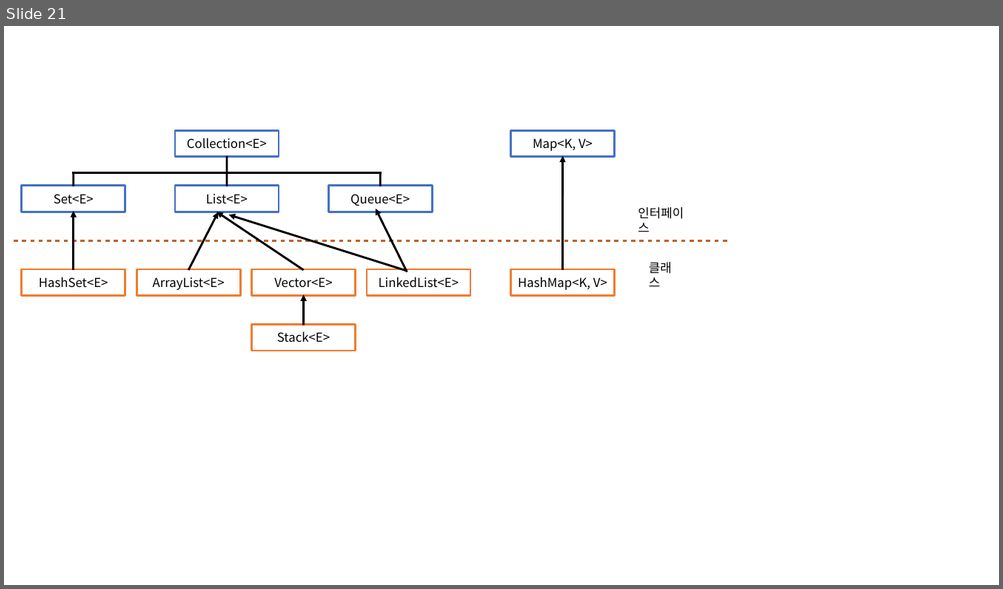
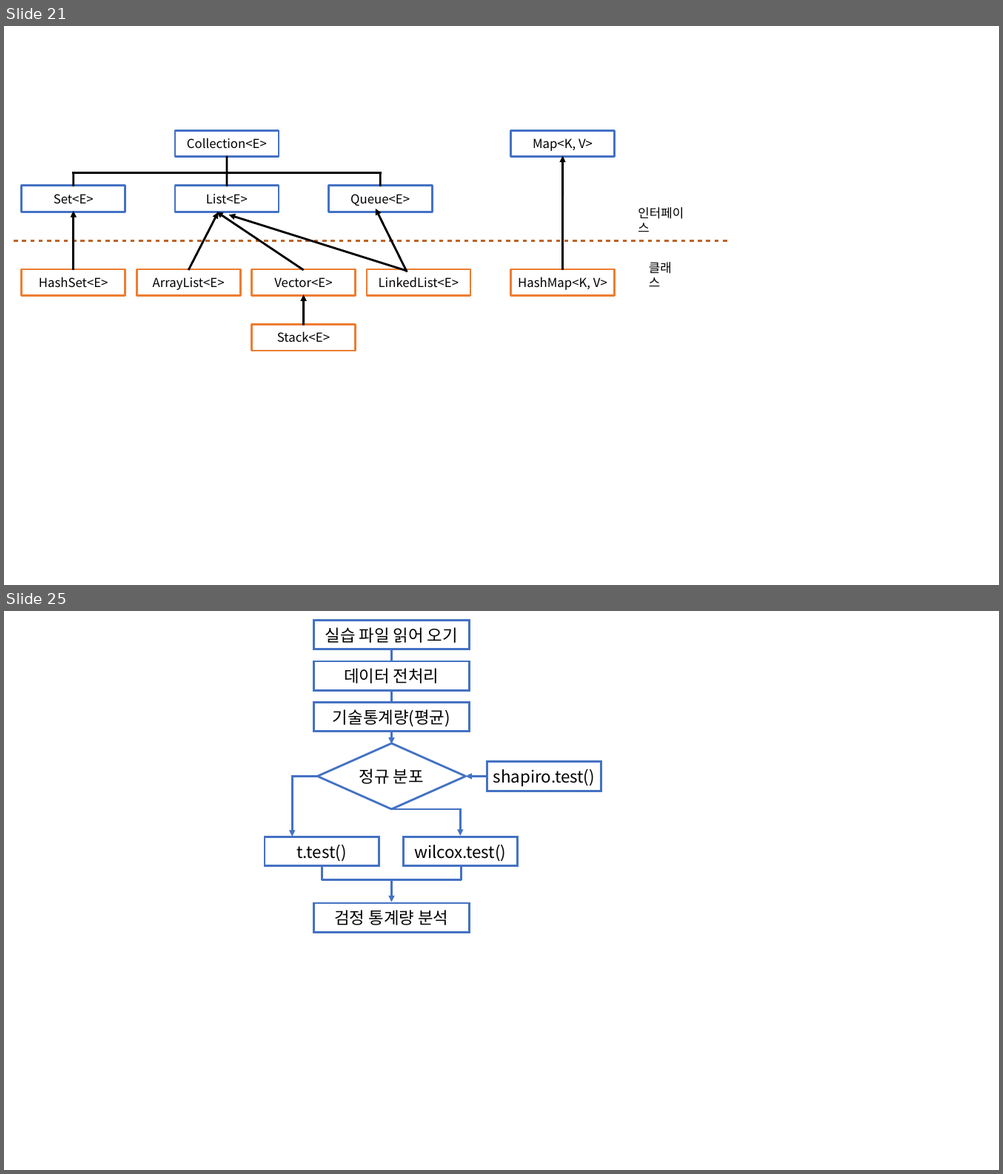
Before and after one commit to Rap0d/rap0d.github.io, a slide deck: assets/form/matrix.pptx. Shown one above the other, each under a label of ours: slide 21 before the commit, slides 21 and 25 after it; the slides between them are not shown. The pictures are 1003x589 and 1003x1174 pixels, drawn with LibreOffice and Linux fonts; fonts in the diff are those of the drawing. Boxes give left, top, right and bottom in pixels: in the first picture for what was removed or moved away, otherwise in the second. Text is boxed around its words. In the diff, an @@ line names an element or a change of style, - is before the commit and + after.

```diff
--- a/assets/form/matrix.pptx
+++ b/assets/form/matrix.pptx
@@ slide 25 added at [4,611,999,1170], background #FFFFFF @@
@@ rectangle added at [313,620,469,649], fill #FFFFFF, outline #4472C4 2 pt, 16 pt, text #000000 @@
+실습 파일 읽어 오기
@@ arrow added from (391, 648) to (391, 743), #4472C4 2 pt @@
@@ rectangle added at [313,661,469,690], fill #FFFFFF, outline #4472C4 2 pt, 16 pt, text #000000 @@
+데이터 전처리
@@ rectangle added at [313,702,469,731], fill #FFFFFF, outline #4472C4 2 pt, 16 pt, text #000000 @@
+기술통계량(평균)
@@ freeform shape added at [317,743,466,809], fill #FFFFFF, outline #4472C4 2 pt, 16 pt, text #000000 @@
+정규 분포
@@ rectangle added at [486,762,601,791], fill #FFFFFF, outline #4472C4 2 pt, 16 pt, text #000000 @@
+shapiro.test()
@@ line added from (291, 777) to (318, 777), #4472C4 2 pt @@
@@ arrow added from (292, 777) to (292, 836), #4472C4 2 pt @@
@@ arrow added from (486, 777) to (466, 777), #4472C4 2 pt @@
@@ line added from (391, 809) to (461, 809), #4472C4 2 pt @@
@@ arrow added from (460, 809) to (460, 835), #4472C4 2 pt @@
@@ rectangle added at [264,837,378,866], fill #FFFFFF, outline #4472C4 2 pt, 16 pt, text #000000 @@
+t.test()
@@ rectangle added at [403,837,518,866], fill #FFFFFF, outline #4472C4 2 pt, 16 pt, text #000000 @@
+wilcox.test()
@@ line added from (322, 880) to (322, 866), #4472C4 2 pt @@
@@ line added from (461, 880) to (461, 866), #4472C4 2 pt @@
@@ line added from (322, 880) to (461, 880), #4472C4 2 pt @@
@@ arrow added from (391, 880) to (391, 902), #4472C4 2 pt @@
@@ rectangle added at [313,903,469,933], fill #FFFFFF, outline #4472C4 2 pt, 16 pt, text #000000 @@
+검정 통계량 분석
```
Also in this commit, not shown: 18 slides changed, 1 other file.
